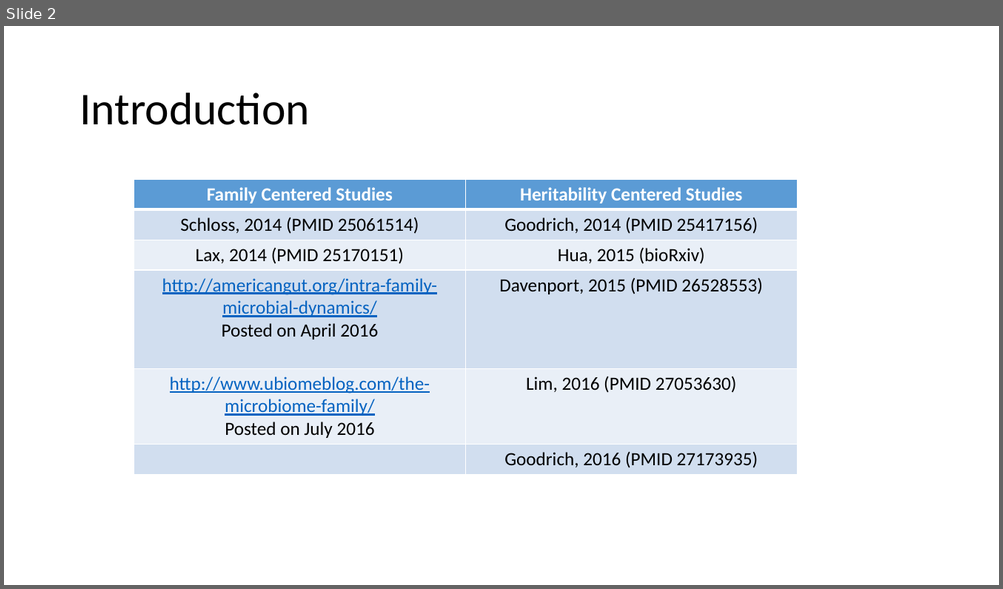
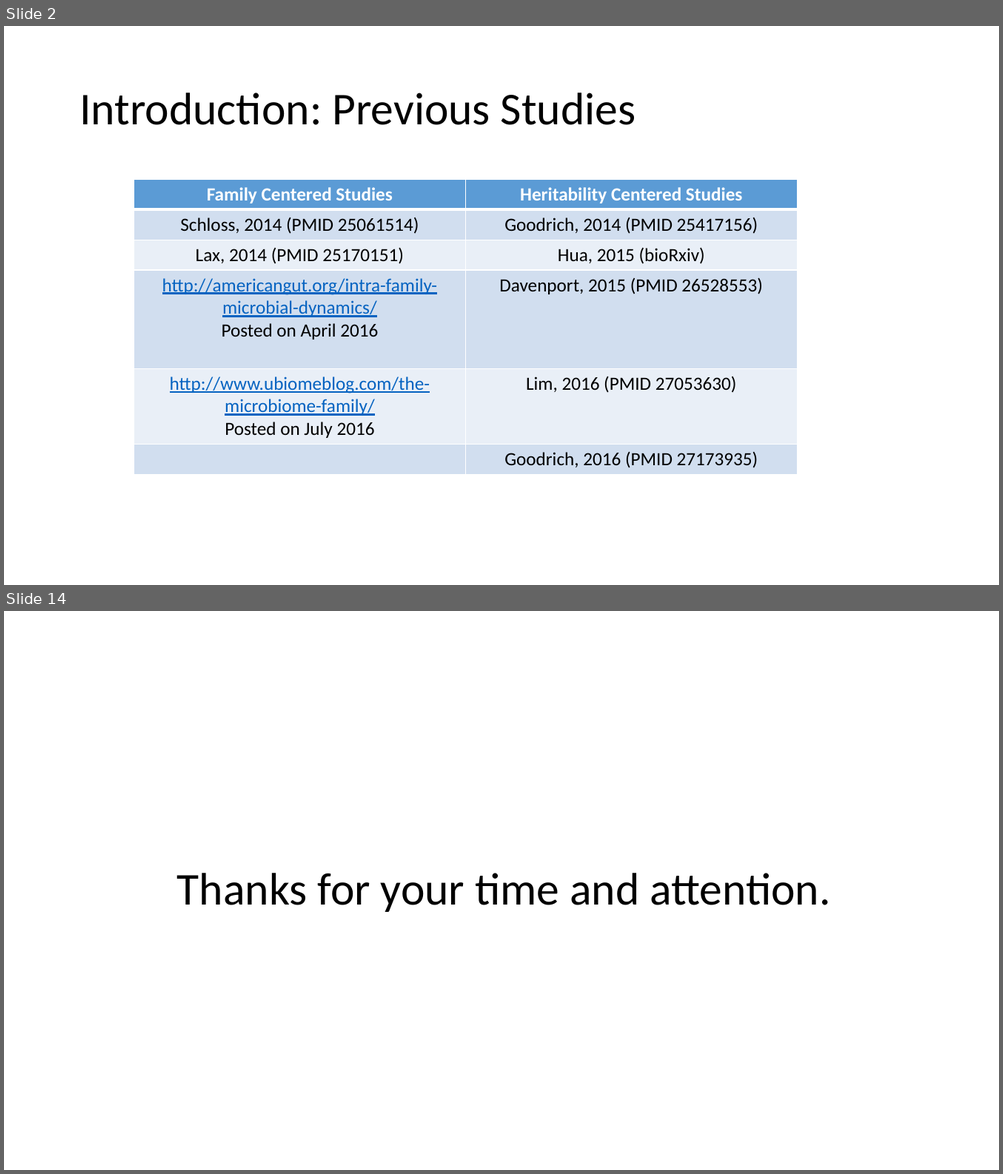
Before and after one commit to marcsze/SchlossLabPresentations, a slide deck: 2016_07_21/ResearchTalkPresentation.pptx. Shown one above the other, each under a label of ours: slide 2 before the commit, slides 2 and 14 after it; the slides between them are not shown. The pictures are 1003x589 and 1003x1174 pixels, drawn with LibreOffice and Linux fonts; fonts in the diff are those of the drawing. Boxes give left, top, right and bottom in pixels: in the first picture for what was removed or moved away, otherwise in the second. Text is boxed around its words. In the diff, an @@ line names an element or a change of style, - is before the commit and + after.

```diff
--- a/2016_07_21/ResearchTalkPresentation.pptx
+++ b/2016_07_21/ResearchTalkPresentation.pptx
@@ slide 14 added at box(4, 611, 999, 1170), background #FFFFFF @@
@@ title added at box(177, 873, 830, 912), 44 pt, text #000000 @@
+Thanks for your time and attention.
@@ slide 2 changed as well @@
@@ title at box(79, 93, 635, 125): text changed @@
-Introduction
+Introduction: Previous Studies
```
Also in this commit, not shown: 12 other slides added, 1 other file.
